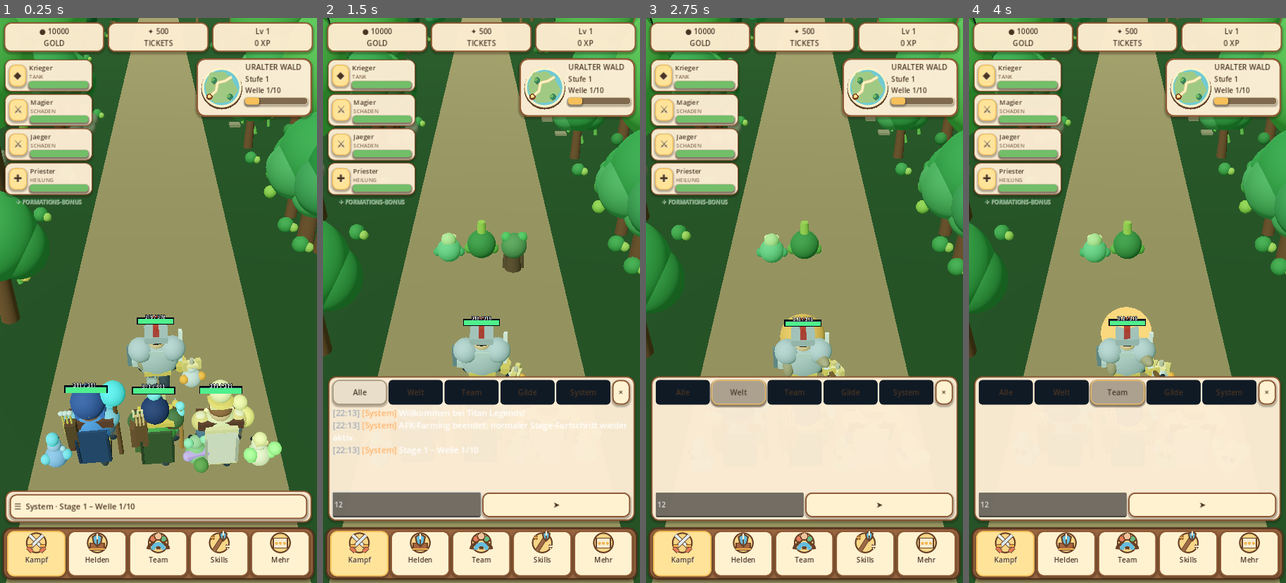
Above: before the commit, frames 1-4 (left to right).
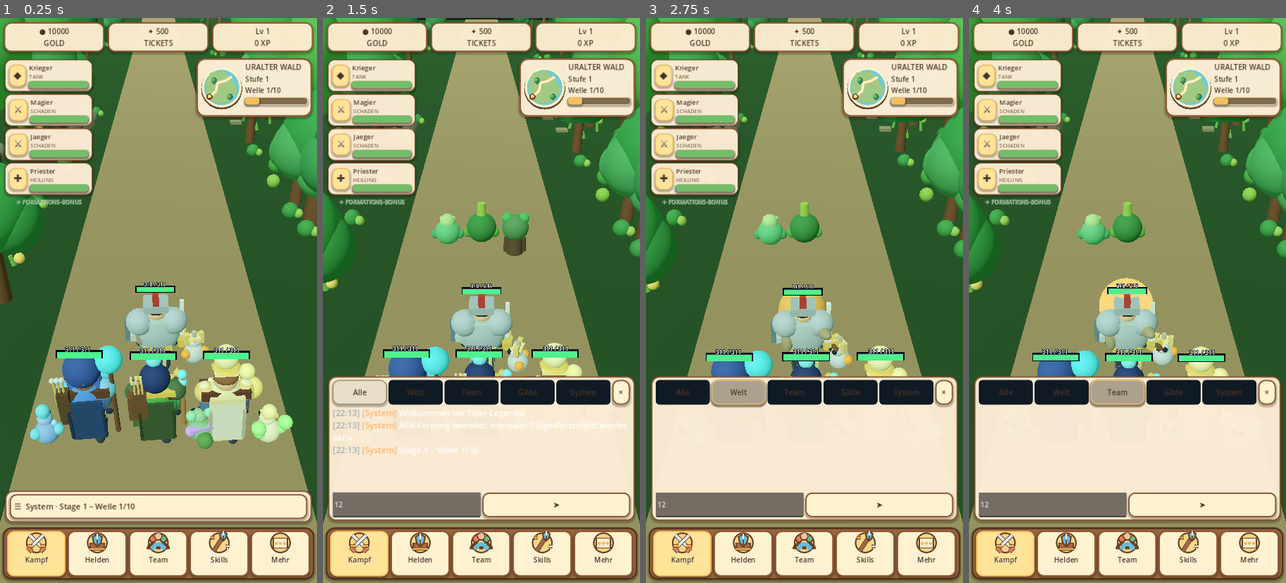
Above: after the commit, the same moments.

Repository: xynewageyx/TitanLegend
Game: Godot game, scene res://scenes/main.tscn
Same seed, same stepped clock (60 frames per second), same inputs: the game is played once before the commit and once after it.
Inputs (mouse positions are in pixels of both pictures, inside the frame that each line leads up to):
- Up to frame 1 (0.25 s): no input
- Up to frame 2 (1.5 s): click "☰ System · Stage 1 – Welle 1/…" at 0.5 s; click (405, 503) at 1.27 s; type "12" at 1.35 s
- Up to frame 3 (2.75 s): click "Welt" at 2 s
- Up to frame 4 (4 s): click "Alle" at 2.75 s; click "Team" at 3.5 s

The runs differ from the first frame. In frame 1, 22% of the frame differs, in the area x 0-100%, y 0-100%; in frame 2, 13%; in frame 3, 12%; in frame 4, 13%.

Commit message:
Bring portrait exploration camera closer to heroes while preserving boss framing

Diff:
--- a/scripts/camera_follow.gd
+++ b/scripts/camera_follow.gd
@@ -5,8 +5,8 @@
 @export var target_path: NodePath = NodePath("../TeamFormation")
 @export var battle_manager_path: NodePath = NodePath("../BattleManager")
 @export var enemy_spawn_path: NodePath = NodePath("../EnemySpawn")
-@export var camera_offset: Vector3 = Vector3(0.0, 10.8, 15.0)
-@export var look_ahead: Vector3 = Vector3(0.0, 1.2, -5.0)
+@export var camera_offset: Vector3 = Vector3(0.0, 8.8, 13.2)
+@export var look_ahead: Vector3 = Vector3(0.0, 1.45, -3.2)
 @export var smoothing: float = 3.0
 @export var aim_smoothing: float = 4.0
 var _smoothed_focus: Vector3 = Vector3.ZERO
